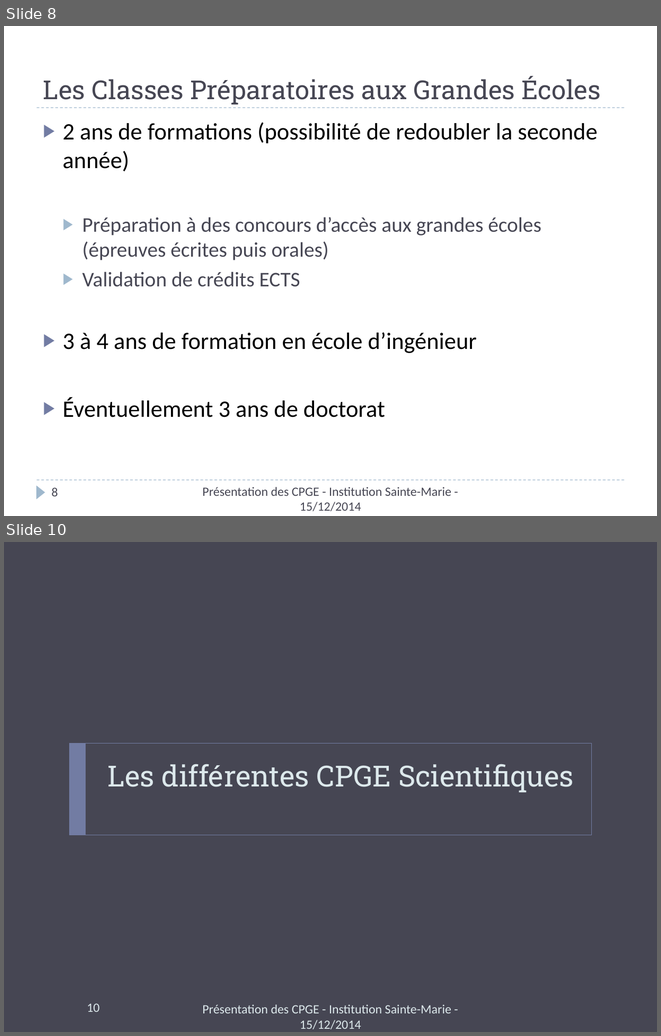
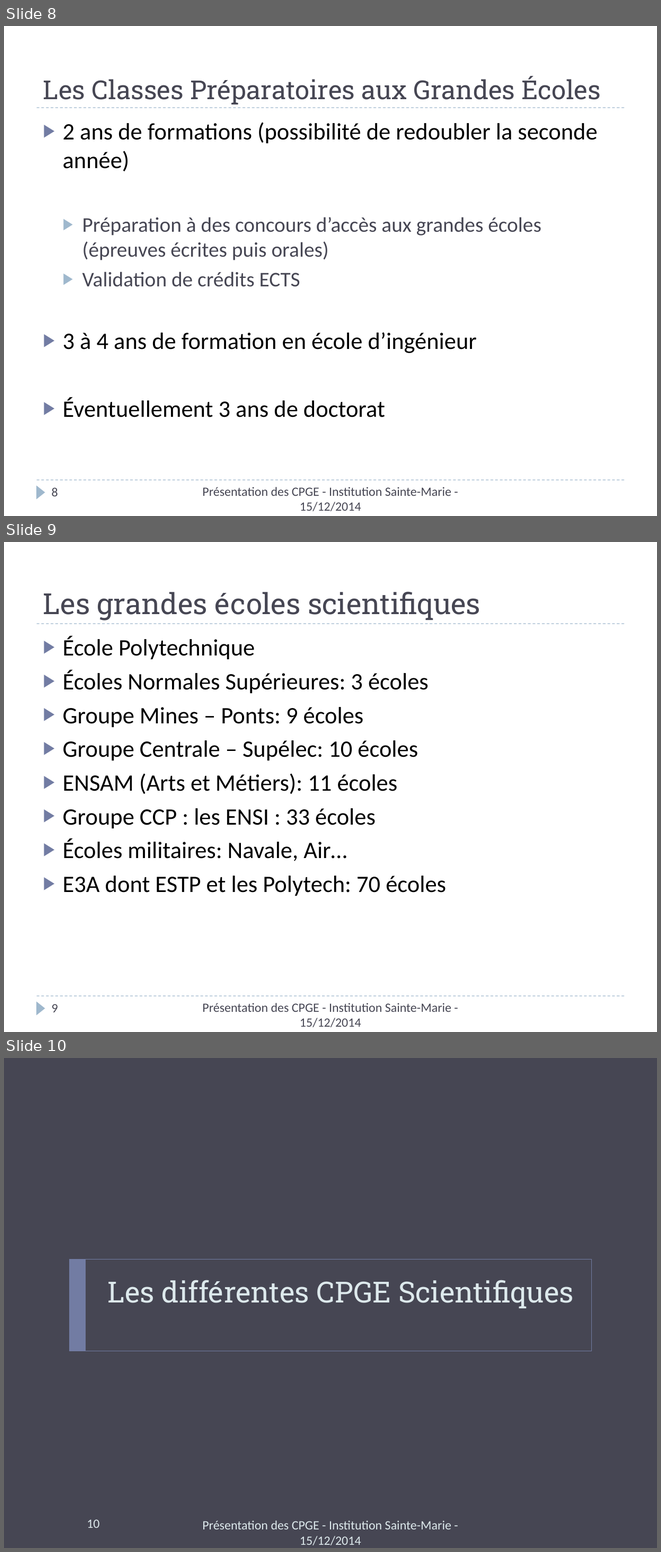
Before and after one commit to xpessoles/Orientation, a slide deck: Rouviere/PresentationCPGE_ISM.pptx. Shown one above the other, each under a label of ours: slides 8 and 10 before the commit, slides 8, 9 and 10 after it; the slides between them are not shown. The pictures are 661x1036 and 661x1552 pixels, drawn with LibreOffice and Linux fonts; fonts in the diff are those of the drawing. Boxes give left, top, right and bottom in pixels: in the first picture for what was removed or moved away, otherwise in the second. Text is boxed around its words. In the diff, an @@ line names an element or a change of style, - is before the commit and + after.

```diff
--- a/Rouviere/PresentationCPGE_ISM.pptx
+++ b/Rouviere/PresentationCPGE_ISM.pptx
@@ slide 9 added at box(4, 542, 657, 1032), background #FFFFFF; not listed: 3 template elements that a slide beside it also shows @@
@@ title added at box(43, 591, 480, 620), 32 pt, text #464653 @@
+Les grandes écoles scientifiques
@@ text added at box(63, 636, 446, 896), 26 pt, text #000000 @@
+▶ École Polytechnique
+▶ Écoles Normales Supérieures: 3 écoles
+▶ Groupe Mines – Ponts: 9 écoles
+▶ Groupe Centrale – Supélec: 10 écoles
+▶ ENSAM (Arts et Métiers): 11 écoles
+▶ Groupe CCP : les ENSI : 33 écoles
+▶ Écoles militaires: Navale, Air…
+▶ E3A dont ESTP et les Polytech: 70 écoles
@@ text added at box(202, 1003, 451, 1027), 14 pt, text #464653 @@
+Présentation des CPGE - Institution Sainte-Marie - 15/12/2014
@@ page number added at box(52, 1004, 58, 1012), 14 pt, text #464653 @@
+9
```
Also in this commit, not shown: 6 slides changed.
